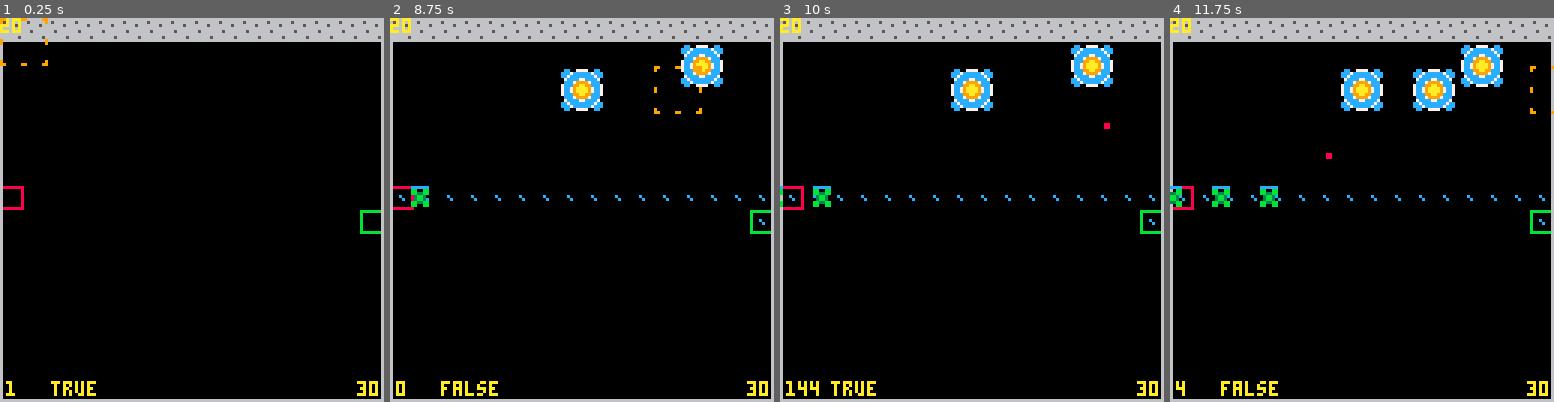
Above: before the commit, frames 1-4 (left to right).
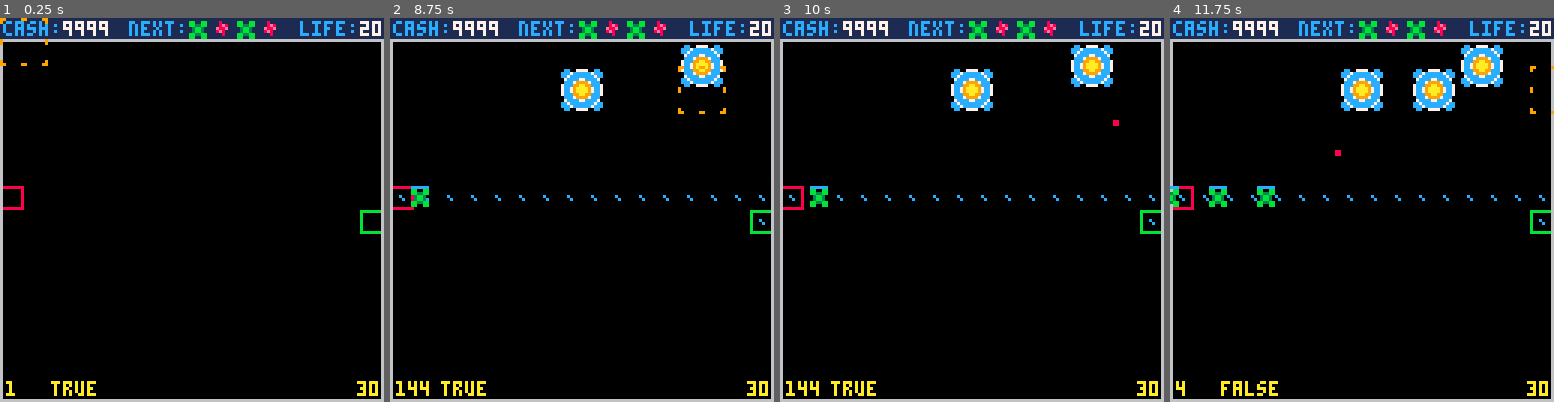
Above: after the commit, the same moments.

Repository: langchr86/pico-bubble-towers
Game: PICO-8 cartridge pico-proto.p8
The game is run twice, just before and just after one commit, with the same random seed, the same clock (stepped at 60 frames per second) and the same inputs.
Inputs:
- Up to frame 1 (0.25 s): no input
- Up to frame 2 (8.75 s): tap X (X key) at 0.33, 1.07, 1.85, 2.97, 4.08, 5.2, 6.32, 7.43, 8.55 s; tap O (Z key) at 0.7, 1.7, 2.1, 2.5, 2.9, 3.3, 3.7, 4.1, 4.5, 4.9, 5.3, 5.7, 6.1, 6.5, 6.9, 7.3, 7.7, 8.1, 8.5 s; hold Right 1.6-2.1 s; hold Up 2.15-2.42 s; hold Right 2.47-3.03 s; hold Left 3.08-3.58 s; hold Down 3.63-3.97 s; hold Right 4.02-4.68 s; hold Up 4.73-5.03 s; hold Left 5.08-5.68 s; hold Down 5.73-6.03 s; hold Right 6.08-6.58 s; hold Right 6.63-7.13 s; hold Up 7.18-7.45 s; hold Right 7.5-8.07 s; hold Left 8.12-8.62 s; hold Down from 8.67 s (still down)
- Up to frame 3 (10 s): tap O (Z key) at 8.9, 9.3, 9.7 s; release Down at 9 s; hold Right 9.05-9.72 s; tap X (X key) at 9.67 s; hold Up from 9.77 s (still down)
- Up to frame 4 (11.75 s): release Up at 10.07 s; tap O (Z key) every 0.4 s from 10.1 to 11.7 s; hold Left 10.12-10.72 s; hold Down 10.77-11.07 s; tap X (X key) at 10.78 s; hold Right 11.12-11.62 s

The runs differ from the first frame. In frame 1, 5.4% of the frame differs, in the area x 0-100%, y 0-6%; in frame 2, 6.0%, in the area x 0-100%, y 0-99%; in frame 3, 5.7%; in frame 4, 5.9%.

Commit message:
define player stats display

Diff:
--- a/pico-proto.p8
+++ b/pico-proto.p8
@@ -21,13 +21,13 @@
 #include session.lua
 #include pico-proto.lua
 __gfx__
-00000000666666666000000000000000000000066000000000000006000000000000000000000000000000000000000000000000000000000000000000000000
-00000000656666666000000000000000000000066000000000000006000000000000000000000000000000000000000000000000000000000000000000000000
-00700700666665666000000000000000000000066000000000000006000000000000000000000000000000000000000000000000000000000000000000000000
-00077000666666666000000000000000000000066000000000000006000000000000000000000000000000000000000000000000000000000000000000000000
-00077000665666666000000000000000000000066000000000000006000000000000000000000000000000000000000000000000000000000000000000000000
-00700700666666666000000000000000000000066000000000000006000000000000000000000000000000000000000000000000000000000000000000000000
-00000000666666566000000000000000000000066000000000000006000000000000000000000000000000000000000000000000000000000000000000000000
+00000000111111116000000000000000000000066000000000000006000000000000000000000000000000000000000000000000000000000000000000000000
+00000000111111116000000000000000000000066000000000000006000000000000000000000000000000000000000000000000000000000000000000000000
+00700700111111116000000000000000000000066000000000000006000000000000000000000000000000000000000000000000000000000000000000000000
+00077000111111116000000000000000000000066000000000000006000000000000000000000000000000000000000000000000000000000000000000000000
+00077000111111116000000000000000000000066000000000000006000000000000000000000000000000000000000000000000000000000000000000000000
+00700700111111116000000000000000000000066000000000000006000000000000000000000000000000000000000000000000000000000000000000000000
+00000000111111116000000000000000000000066000000000000006000000000000000000000000000000000000000000000000000000000000000000000000
 00000000666666666000000066666666000000066666666666666666000000000000000000000000000000000000000000000000000000000000000000000000
 0000000088888888bbbbbbbb00000000000000000000000000000000000000000000000000000000000000000000000000000000000000000000000000000000
 0000000080000008b000000b00000000000000000000000000000000000000000000000000000000000000000000000000000000000000000000000000000000
@@ -38,11 +38,11 @@
 0000000080000008b000000b00000000000000000000000000000000000000000000000000000000000000000000000000000000000000000000000000000000
 0000000088888888bbbbbbbb00000000000000000000000000000000000000000000000000000000000000000000000000000000000000000000000000000000
 00000000000000000000000000000000000000000000000000000000000000000000000000000000000000000000000000000000000000000000000000000000
-0bb00bb0000000000000000000000000000000000000000000000000000000000000000000000000000000000000000000000000000000000000000000000000
-0bb33bb0000000000000000000000000000000000000000000000000000000000000000000000000000000000000000000000000000000000000000000000000
-003bb300000000000000000000000000000000000000000000000000000000000000000000000000000000000000000000000000000000000000000000000000
-003bb300000000000000000000000000000000000000000000000000000000000000000000000000000000000000000000000000000000000000000000000000
-0bb33bb0000000000000000000000000000000000000000000000000000000000000000000000000000000000000000000000000000000000000000000000000
+0bb00bb0000800000000000000000000000000000000000000000000000000000000000000000000000000000000000000000000000000000000000000000000
+0bb33bb00008e8000000000000000000000000000000000000000000000000000000000000000000000000000000000000000000000000000000000000000000
+003bb30000e88e000000000000000000000000000000000000000000000000000000000000000000000000000000000000000000000000000000000000000000
+003bb300008e80000000000000000000000000000000000000000000000000000000000000000000000000000000000000000000000000000000000000000000
+0bb33bb0000080000000000000000000000000000000000000000000000000000000000000000000000000000000000000000000000000000000000000000000
 0bb00bb0000000000000000000000000000000000000000000000000000000000000000000000000000000000000000000000000000000000000000000000000
 00000000000000000000000000000000000000000000000000000000000000000000000000000000000000000000000000000000000000000000000000000000
 00000000000000000000000000000000000000000000000000000000000000000000000000000000000000000000000000000000000000000000000000000000
--- a/session.lua
+++ b/session.lua
@@ -7,6 +7,7 @@
   enemy_path={},
   tower_list={},
   enemy_list={},
+  cash=9999,
   player_life=0,
 }
 Session.__index = Session
@@ -125,6 +126,22 @@
   end
 end
 
+function Session:DrawStats()
+  print("cash: ", 1, 1, 12)
+  print(self.cash, 21, 1, 7)
+
+  print("next: ", 43, 1, 12)
+  local next_enemy_sprite = {32, 33, 32, 33}
+  local x = 62
+  for enemy in all(next_enemy_sprite) do
+    spr(enemy, x, 0)
+    x += 8
+  end
+
+  print("life: ", 100, 1, 12)
+  print(self.player_life, 120, 1, 7)
+end
+
 function Session:Update()
   for enemy in all(self.enemy_list) do
     enemy:Update()
@@ -153,6 +170,7 @@
   self:DrawMap()
   self:DrawMapBorder()
   self:DrawPath()
+  self:DrawStats()
 
   for tower in all(self.tower_list) do
     tower:Draw()
@@ -161,6 +179,4 @@
   for enemy in all(self.enemy_list) do
     enemy:Draw()
   end
-
-  print(self.player_life, 0, 0, 10)
 end
